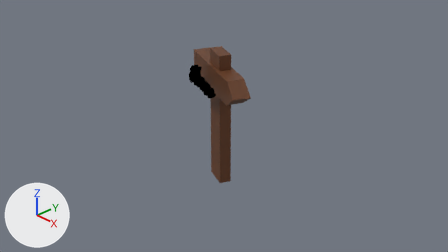
Two versions of the Blender file back_Pfeil.blend, one commit apart.
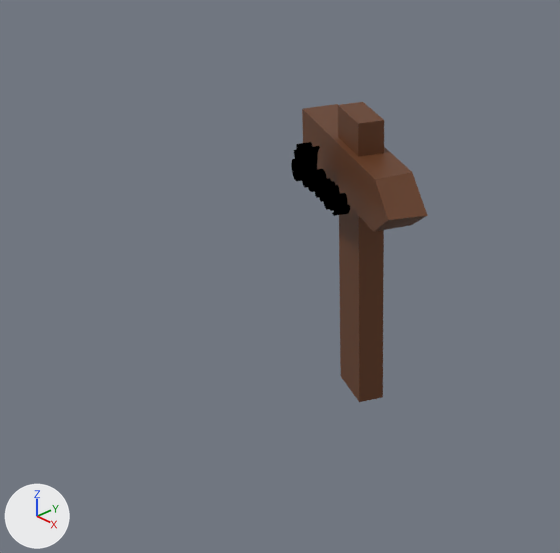
Each version is shown from the file's camera 'Camera', then close up on the part from 13% to 69% of the width and 0% to 100% of the height. Arrows for +X, +Y and +Z are at lower left; the lights stay in place. The last two pictures show the newer version. Both versions are drawn at frame 55 of the action 'Curve.002Action'; the numbers are the values there.
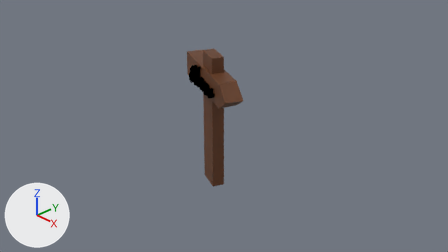
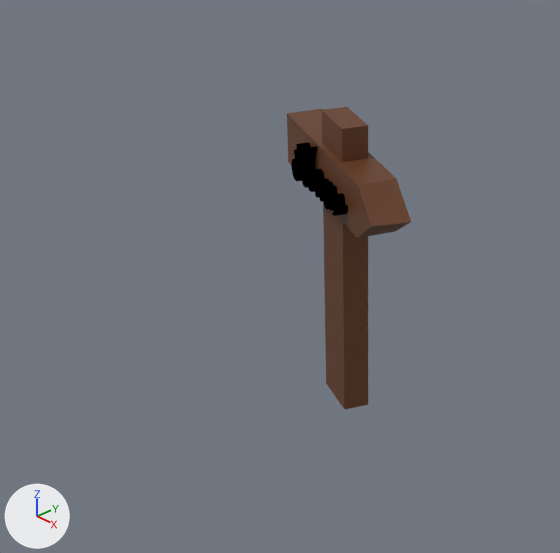
Where the change shows, as pixel boxes (x1, y1, x2, y2) in the close-ups (560 x 553 px):
'Curve.002', reshaped (108% wider, 304% taller): before (291, 142, 350, 216); after (287, 107, 411, 409)
'Cube', deleted (brown): before (302, 102, 428, 402)
part 1 of me_curve_002, added (brown): after (322, 107, 368, 409)
part 2 of me_curve_002, added (brown): after (287, 109, 411, 238)

The change in detail:
me_curve_002 is used by ob_curve_002; location (0.216, 1.022, 0.0); rotation (0.0, 0.0, 5.897), in degrees (0, 0, 338).
Verts and faces of me_curve_002; kept vertices keep their numbers, new ones are numbered from 1596.
me_curve_002 had 1596 vertices, 2389 faces and spanned x -0.59..0.505, y -1.414..-1.294, z 0.587..0.974.
me_curve_002 now has 1614 vertices, 2402 faces and spans x -1.0..1.0, y -1.414..-0.99, z -1.275..1.275.
me_curve_002 part 1: a new loose piece, a box spanning x -0.235..0.235, y -1.26..-1.041, z -1.275..1.275, in mat_material.
Part 2, on me_curve_002:
New vertex 1596 is at (-1.0, -0.99, 0.55).
New vertex 1597 is at (-1.0, -0.99, 0.999), pixel (322, 108).
New vertex 1598 is at (-1.0, -1.312, 0.55), pixel (288, 162).
New vertex 1599 is at (-1.0, -1.312, 0.999), pixel (286, 113).
New vertex 1600 is at (1.0, -0.99, 0.762), pixel (411, 221).
New vertex 1601 is at (1.0, -1.312, 0.777), pixel (371, 226).
New vertex 1602 is at (0.696, -1.312, 0.55), pixel (357, 238).
New vertex 1603 is at (0.726, -1.312, 0.999), pixel (358, 185).
New vertex 1604 is at (0.687, -0.99, 0.55), pixel (395, 231).
New vertex 1605 is at (0.692, -0.99, 0.999), pixel (396, 178).
New faces: (1596, 1597, 1605, 1600, 1604), (1596, 1598, 1599, 1597), (1596, 1604, 1602, 1598), (1598, 1602, 1601, 1603, 1599), (1600, 1601, 1602, 1604), (1597, 1599, 1603, 1605) (mat_material).
New faces: (1600, 1605, 1603, 1601) (mat_material).
me_curve_002 gains material mat_material.
Object 'Cube' (ob_cube) is deleted.
